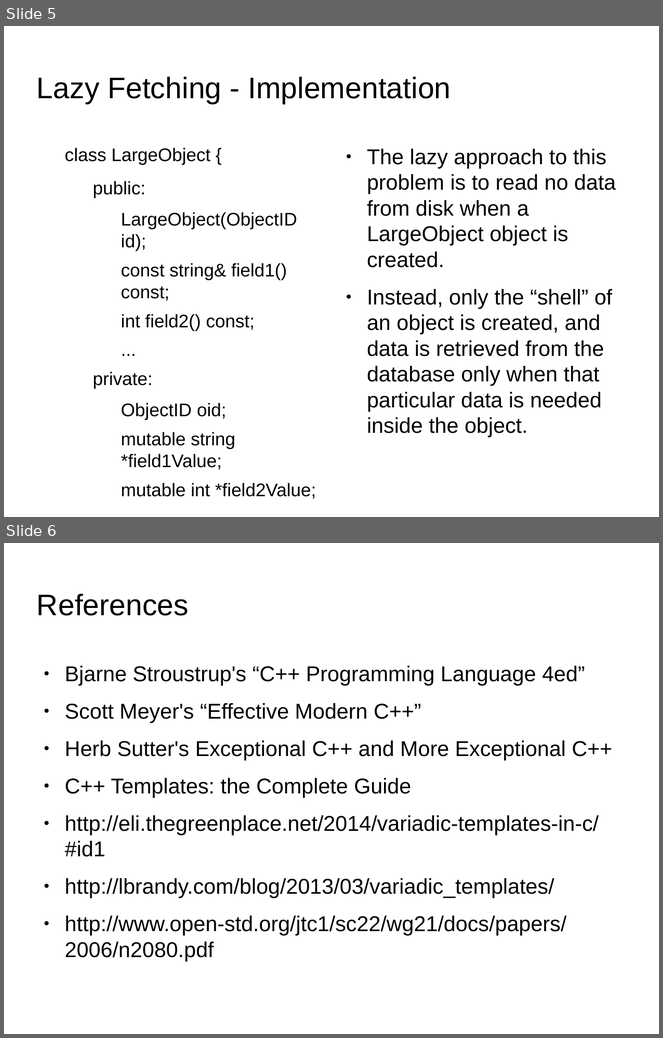
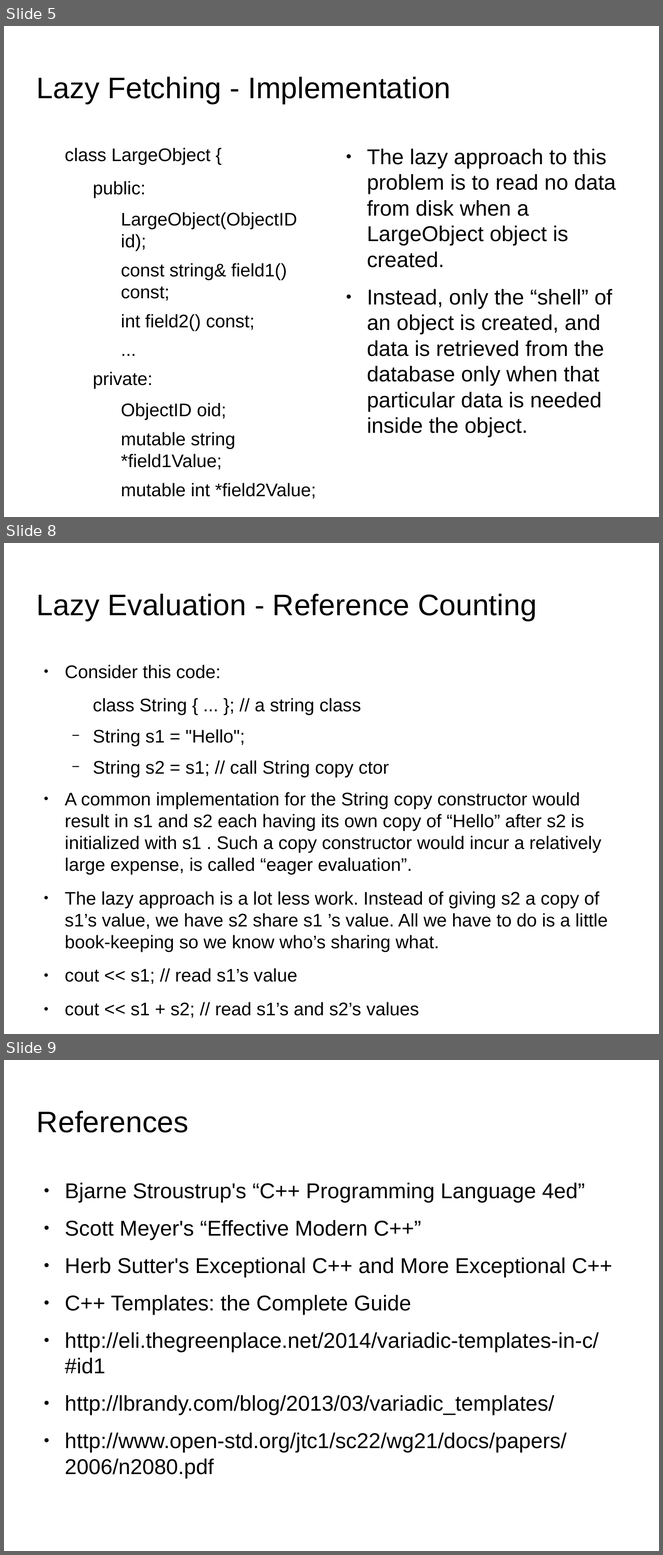
Before and after one commit to kks32/cpp-software-development, a slide deck: Ex19_Lazy_Evaluation_Reference_Counting/Ex19_Lazy_Evaluation_Reference_Counting.odp. Shown one above the other, each under a label of ours: slides 5 and 6 before the commit, slides 5, 8 and 9 after it; the slides between them are not shown. The pictures are 663x1038 and 663x1555 pixels, drawn with LibreOffice and Linux fonts; fonts in the diff are those of the drawing; background and template pictures are left out. Boxes give left, top, right and bottom in pixels: in the first picture for what was removed or moved away, otherwise in the second. Text is boxed around its words. In the diff, an @@ line names an element or a change of style, - is before the commit and + after.

Commit message:
Lazy Evaluation and Lazy Expression

```diff
--- a/Ex19_Lazy_Evaluation_Reference_Counting/Ex19_Lazy_Evaluation_Reference_Counting.odp
+++ b/Ex19_Lazy_Evaluation_Reference_Counting/Ex19_Lazy_Evaluation_Reference_Counting.odp
@@ slide 8 added at [4,543,659,1034], background picture (left out) @@
@@ title added at [37,593,537,621], 36 pt, text #000000 @@
+Lazy Evaluation - Reference Counting
@@ text added at [65,665,608,1018], 22.1 pt, text #000000 @@
+● Consider this code:
+  class String { ... }; // a string class
+  − String s1 = "Hello";
+  − String s2 = s1; // call String copy ctor
+● A common implementation for the String copy constructor would result in s1 and s2 each having its own copy of “Hello” after s2 is initialized with s1 . Such a copy constructor would incur a relatively large expense, is called “eager evaluation”.
+● The lazy approach is a lot less work. Instead of giving s2 a copy of s1’s value, we have s2 share s1 ’s value. All we have to do is a little book-keeping so we know who’s sharing what.
+● cout << s1; // read s1’s value
+● cout << s1 + s2; // read s1’s and s2’s values
+● s2.convertToUpperCase(); // it’s crucial that only s2 ’s value be changed, not s1
@@ what was slide 6 is now slide 9 @@
```
Also in this commit, not shown: 2 other slides added, 1 other file.
